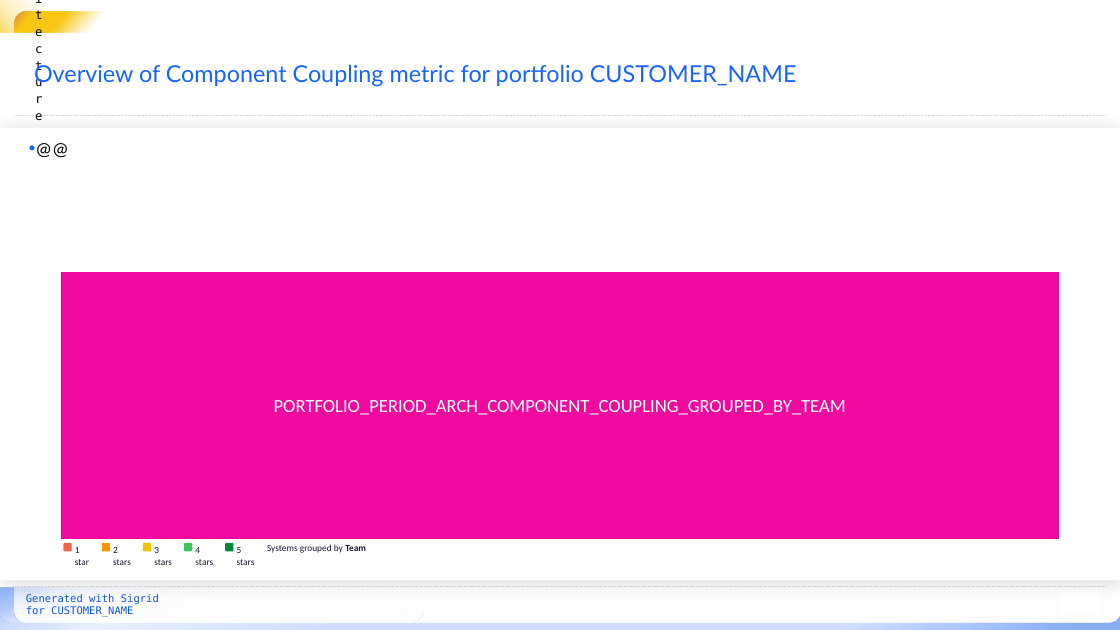
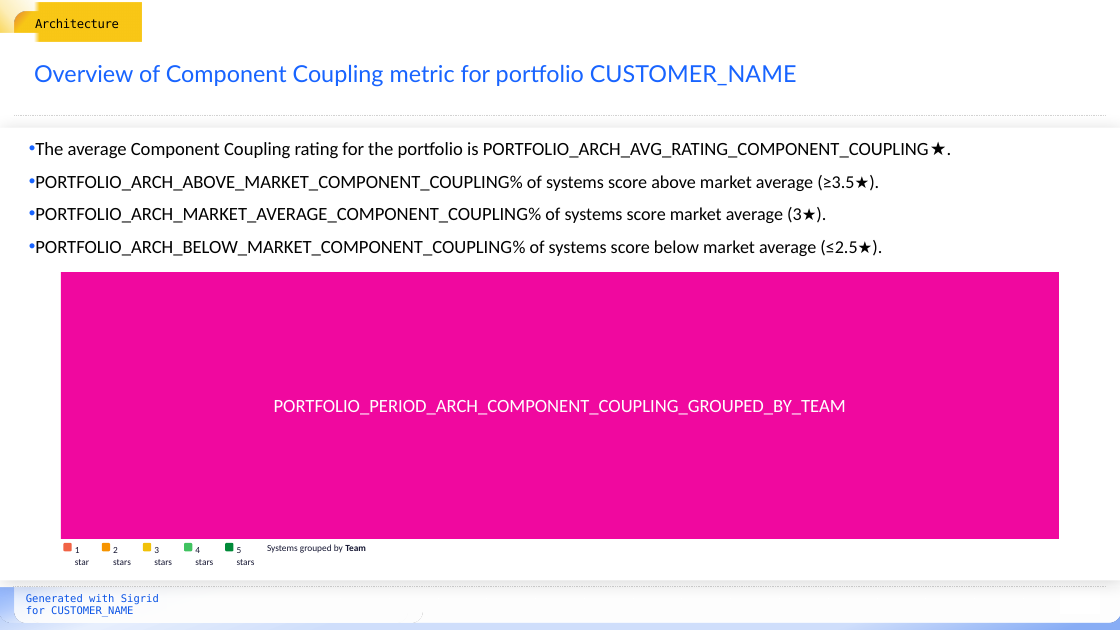
Before and after one commit to Software-Improvement-Group/sigrid-report-generator, a slide deck: slide 20 of src/report_generator/presets/templates/portfolio-metrics.pptx (slide 24 before the commit). Drawn at 1120x630 pixels with LibreOffice and Linux fonts; fonts in the diff are those of the drawing; background and template pictures are left out. Boxes give left, top, right and bottom in pixels: in the first picture for what was removed or moved away, otherwise in the second. Text is boxed around its words. In the diff, an @@ line names an element or a change of style, - is before the commit and + after.

Commit message:
Update portfolio metrics template

```diff
--- a/src/report_generator/presets/templates/portfolio-metrics.pptx
+++ b/src/report_generator/presets/templates/portfolio-metrics.pptx
@@ text "Architecture" rewrapped from [35,12,49,33] to [35,18,119,28] @@
@@ text at [35,142,929,256]: text changed @@
-• @@
+• The average Component Coupling rating for the portfolio is PORTFOLIO_ARCH_AVG_RATING_COMPONENT_COUPLING ★.
+• PORTFOLIO_ARCH_ABOVE_MARKET_COMPONENT_COUPLING% of systems score above market average (≥3.5★).
+• PORTFOLIO_ARCH_MARKET_AVERAGE_COMPONENT_COUPLING% of systems score market average (3★).
+• PORTFOLIO_ARCH_BELOW_MARKET_COMPONENT_COUPLING% of systems score below market average (≤2.5★).
```
Also in this commit, not shown: 39 other slides changed, 10 slides removed.
